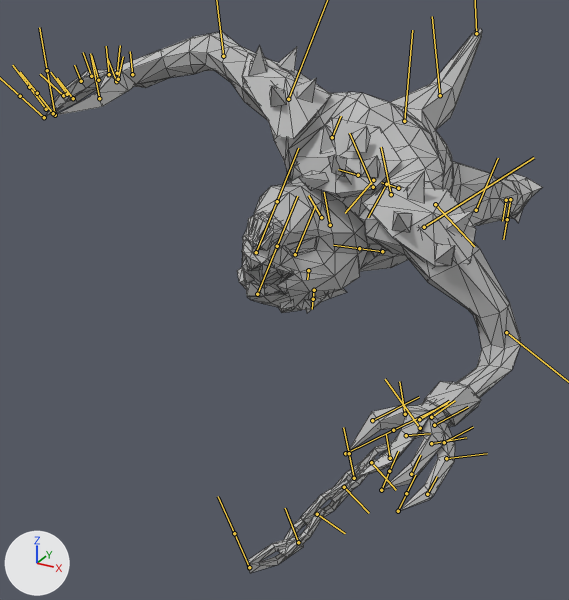
A saved change to the FBX model Diamond Engine/Project Folder/Assets/Models/Rancor/Rancor_Rush.fbx.
Before and after are seen from a 50 mm lens placed at (0.0297, -0.0799, 0.0377), pointed at (-0.0079, -0.0117, 0.0036). Arrows for +X, +Y and +Z are at lower left; the lights stay in place. Both versions are drawn at frame 16 of the action 'Hips|Hips|Rancor_Rush|BaseLayer'; the numbers are the values there. The bones that bend it are drawn over the model as lines. Mesh edges are drawn as thin lines.

Objects in the first picture: 'Rancor'.
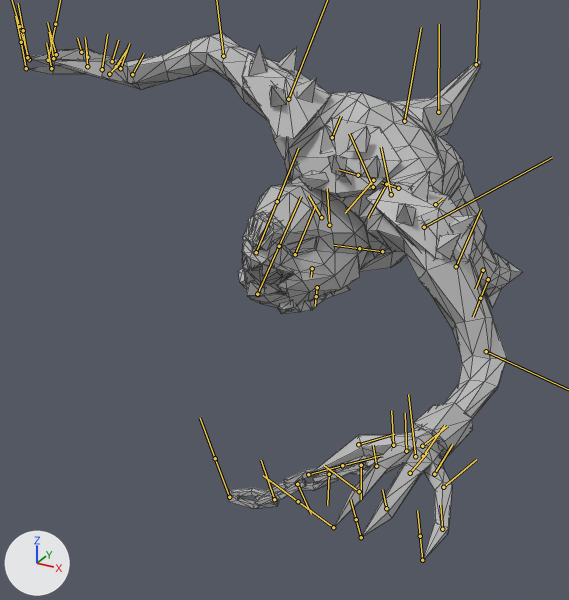
The change, as a list of edits to the scene's bpy script:
```text
Change bone_left_leg:
    where bone_left_leg = bpy.data.objects['Hips'].pose.bones['Left_Leg']  # child of 'Hips'
    bone_left_leg.rotation_quaternion: (0.981, -0.121, 0.149, -0.021) -> (0.84, -0.09, -0.202, 0.495)  # degrees (-15, 17, -5) -> degrees (-21, -15, 64)
Change bone_left_knee:
    where bone_left_knee = bpy.data.objects['Hips'].pose.bones['Left_Knee']  # child of 'Left_Leg'
    bone_left_knee.rotation_quaternion: (0.992, -0.008, -0.091, -0.091) -> (0.918, -0.081, 0.286, 0.262)  # degrees (0, -11, -10) -> degrees (0, 35, 32)
Change bone_left_ankle:
    where bone_left_ankle = bpy.data.objects['Hips'].pose.bones['Left_Ankle']  # child of 'Left_Knee'
    bone_left_ankle.rotation_quaternion: (0.978, -0.073, -0.091, -0.175) -> (0.998, 0.004, -0.002, -0.067)  # degrees (-7, -12, -20) -> degrees (0, 0, -8)
Change bone_right_leg:
    where bone_right_leg = bpy.data.objects['Hips'].pose.bones['Right_Leg']  # child of 'Hips'
    bone_right_leg.rotation_quaternion: (0.544, 0.126, 0.478, 0.678) -> (0.551, 0.129, 0.47, 0.678)  # degrees (57, 20, 114) -> degrees (56, 20, 113)
Change bone_right_knee:
    where bone_right_knee = bpy.data.objects['Hips'].pose.bones['Right_Knee']  # child of 'Right_Leg'
    bone_right_knee.rotation_quaternion: (0.967, 0.033, -0.186, 0.171) -> (0.953, 0.047, -0.221, 0.203)  # degrees (0, -22, 20) -> degrees (0, -26, 24)
Change bone_right_ankle:
    where bone_right_ankle = bpy.data.objects['Hips'].pose.bones['Right_Ankle']  # child of 'Right_Knee'
    bone_right_ankle.rotation_quaternion: (0.946, 0.039, 0.273, -0.171) -> (0.957, -0.004, 0.258, -0.133)  # degrees (-1, 32, -21) -> degrees (-5, 30, -17)
Change bone_left_arm:
    where bone_left_arm = bpy.data.objects['Hips'].pose.bones['Left_Arm']  # child of 'Left_Shoulder'
    bone_left_arm.rotation_quaternion: (0.929, -0.261, 0.127, -0.229) -> (0.874, -0.445, 0.01, -0.195)  # degrees (-33, 7, -30) -> degrees (-52, -9, -21)
Change bone_left_elbow:
    where bone_left_elbow = bpy.data.objects['Hips'].pose.bones['Left_Elbow']  # child of 'Left_Arm'
    bone_left_elbow.rotation_quaternion: (0.751, -0.249, -0.432, -0.433) -> (0.882, -0.118, -0.322, -0.323)  # degrees (0, -60, -60) -> degrees (0, -40, -40)
Change bone_left_wrist:
    where bone_left_wrist = bpy.data.objects['Hips'].pose.bones['Left_Wrist']  # child of 'Left_Elbow'
    bone_left_wrist.rotation_quaternion: (0.679, -0.169, -0.658, -0.279) -> (0.783, -0.161, -0.556, -0.228)  # degrees (60, -81, -97) -> degrees (0, -71, -33)
Change bone_chain:
    where bone_chain = bpy.data.objects['Hips'].pose.bones['Chain']  # child of 'Left_Wrist'
    bone_chain.rotation_quaternion: (1.0, 0.0, 0.0, 0.0) -> (0.94, 0.146, -0.168, 0.26)  # degrees (0, 0, 0) -> degrees (12, -23, 29)
Change bone_l_thumb:
    where bone_l_thumb = bpy.data.objects['Hips'].pose.bones['L_Thumb']  # child of 'Left_Wrist'
    bone_l_thumb.rotation_quaternion: (1.0, 0.0, 0.0, 0.0) -> (0.984, -0.018, -0.144, 0.104)  # degrees (0, 0, 0) -> degrees (-4, -16, 13)
Change bone_l_index:
    where bone_l_index = bpy.data.objects['Hips'].pose.bones['L_Index']  # child of 'Left_Wrist'
    bone_l_index.rotation_quaternion: (1.0, 0.0, 0.0, 0.0) -> (0.901, 0.396, -0.168, -0.06)  # degrees (0, 0, 0) -> degrees (49, -15, -14)
Change bone_l_ring:
    where bone_l_ring = bpy.data.objects['Hips'].pose.bones['L_Ring']  # child of 'Left_Wrist'
    bone_l_ring.rotation_quaternion: (1.0, 0.0, 0.0, 0.0) -> (0.98, 0.173, -0.096, -0.013)  # degrees (0, 0, 0) -> degrees (20, -11, -3)
Change bone_l_r_middle:
    where bone_l_r_middle = bpy.data.objects['Hips'].pose.bones['L_R_Middle']  # child of 'L_R_Start'
    bone_l_r_middle.rotation_quaternion: (1.0, 0.0, 0.0, 0.0) -> (0.986, -0.126, 0.108, -0.004)  # degrees (0, 0, 0) -> degrees (-15, 12, -2)
Change bone_l_pinky:
    where bone_l_pinky = bpy.data.objects['Hips'].pose.bones['L_Pinky']  # child of 'Left_Wrist'
    bone_l_pinky.rotation_quaternion: (1.0, 0.0, 0.0, 0.0) -> (0.974, 0.164, 0.029, 0.154)  # degrees (0, 0, 0) -> degrees (19, 0, 18)
Change bone_right_wrist:
    where bone_right_wrist = bpy.data.objects['Hips'].pose.bones['Right_Wrist']  # child of 'Right_Elbow'
    bone_right_wrist.rotation_quaternion: (0.993, -0.071, 0.0, 0.093) -> (0.898, -0.191, 0.043, 0.394)  # degrees (-8, 1, 11) -> degrees (-18, 13, 45)
Change bone_tail:
    where bone_tail = bpy.data.objects['Hips'].pose.bones['Tail']  # child of 'Hips'
    bone_tail.rotation_quaternion: (1.0, -0.017, -0.011, -0.001) -> (0.995, -0.011, -0.018, -0.099)  # degrees (-2, -1, 0) -> degrees (-1, -2, -11)
```

Where the change shows, as pixel boxes [x1, y1, x2, y2] in the pictures (569 x 600 px):
'Rancor', posed: before [45, 28, 542, 573]; after [28, 33, 523, 560]
bone 'Left_Leg', root to tip: before (435, 204) to (474, 246); after (435, 204) to (443, 198)
bone 'Left_Knee', root to tip: before (476, 210) to (498, 158); after (456, 266) to (481, 209)
bone 'Left_Ankle', root to tip: before (506, 200) to (502, 221); after (483, 270) to (475, 289)
bone 'Right_Knee', root to tip: before (330, 225) to (324, 192); after (329, 225) to (327, 188)
bone 'Right_Ankle', root to tip: before (308, 270) to (307, 279); after (312, 268) to (311, 277)
bone 'Left_Arm', root to tip: before (424, 227) to (534, 157); after (424, 227) to (552, 157)
bone 'Left_Wrist', root to tip: before (431, 417) to (455, 400); after (422, 446) to (447, 426)
bone 'Chain', root to tip: before (420, 428) to (385, 379); after (415, 456) to (408, 394)
bone 'L_Thumb', root to tip: before (405, 414) to (399, 381); after (393, 445) to (391, 410)
bone 'L_Index', root to tip: before (419, 419) to (449, 401); after (406, 451) to (405, 413)
bone 'L_Ring', root to tip: before (434, 425) to (468, 407); after (423, 456) to (444, 425)
bone 'L_R_Middle', root to tip: before (411, 474) to (420, 455); after (386, 508) to (382, 489)
bone 'L_Pinky', root to tip: before (444, 442) to (473, 427); after (434, 474) to (452, 444)
bone 'Right_Wrist', root to tip: before (132, 74) to (130, 51); after (132, 74) to (144, 53)
bone 'Tail', root to tip: before (404, 121) to (412, 30); after (404, 121) to (421, 27)
